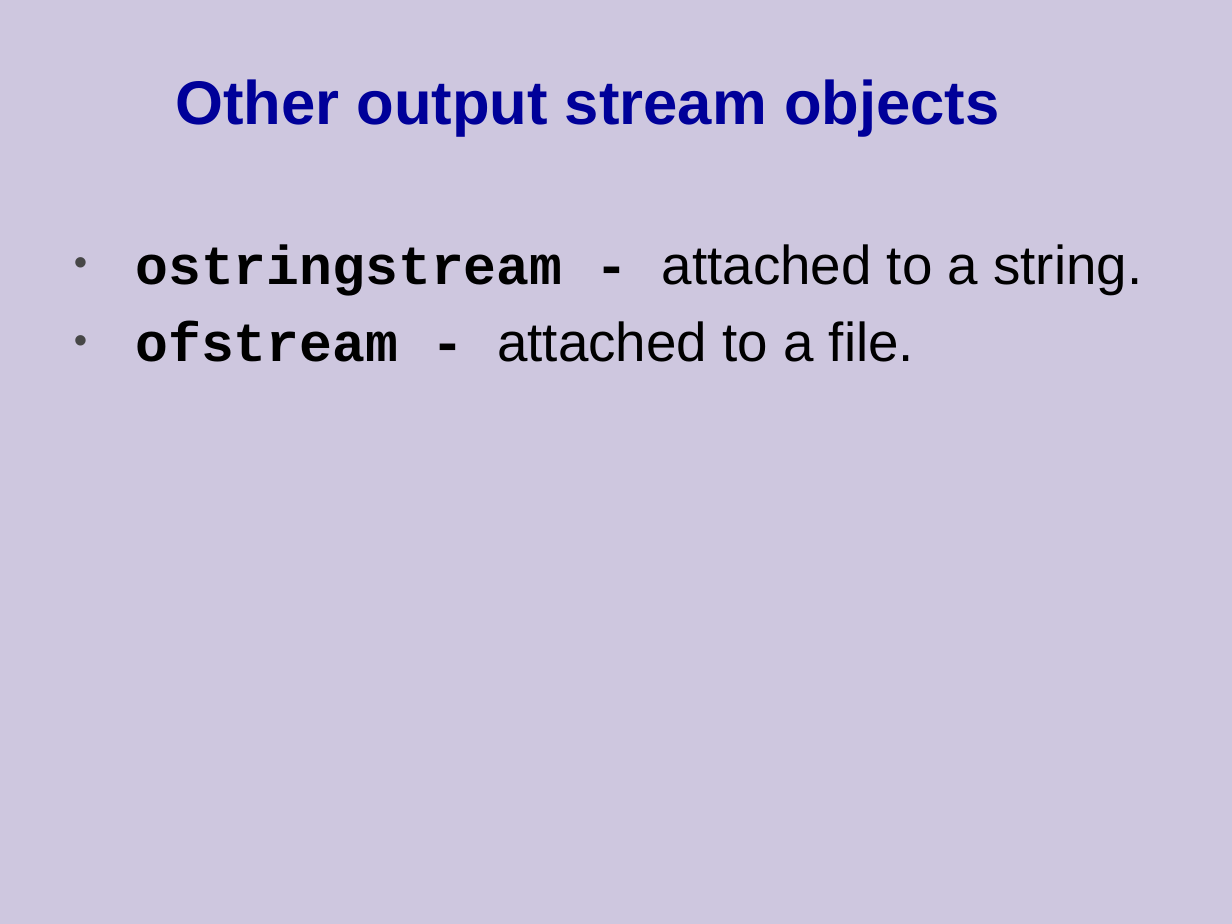
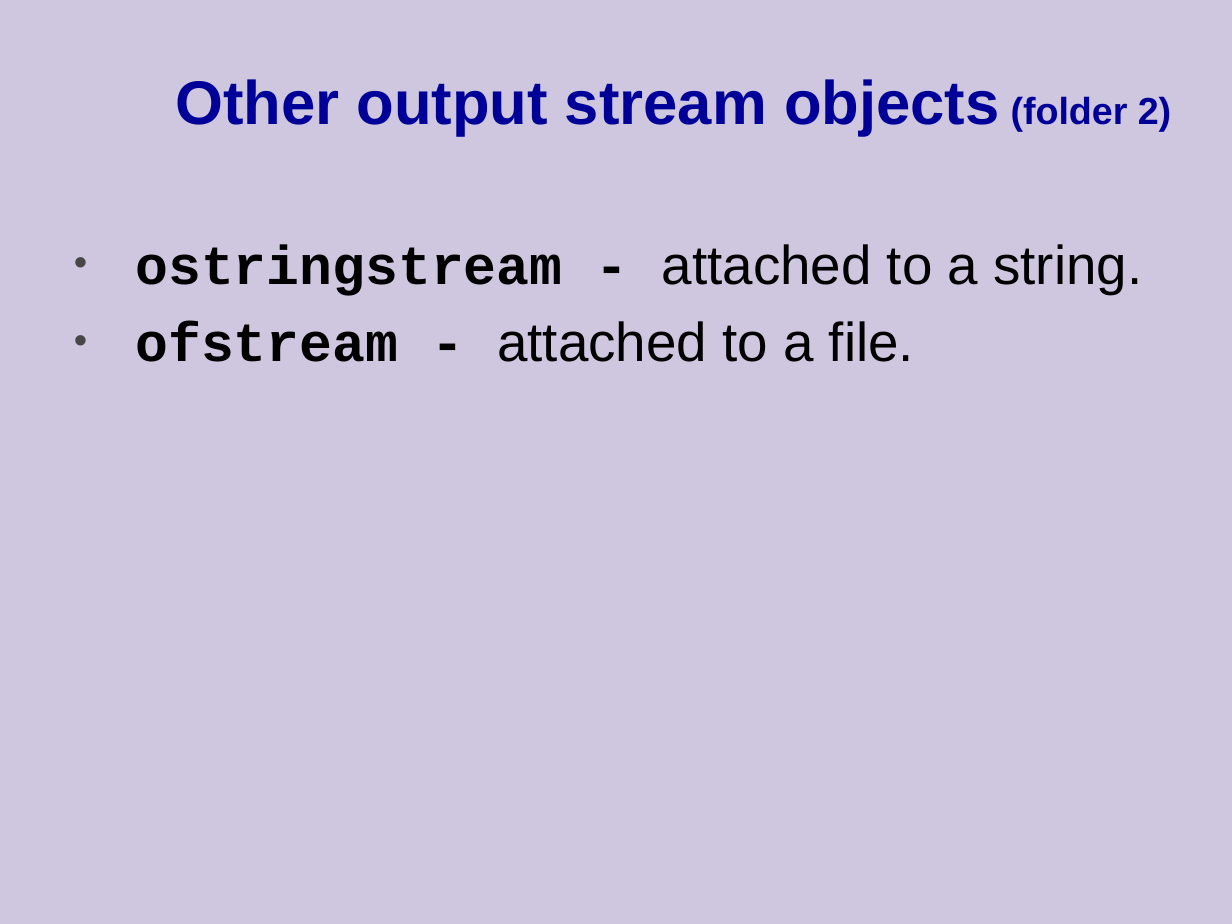
Before and after one commit to cpp-at-ariel/cpp-5779, a slide deck: slide 5 of 07-rtti/slides-iostreams.odp (slide 6 before the commit). Drawn at 1232x924 pixels with LibreOffice and Linux fonts; fonts in the diff are those of the drawing. Boxes give left, top, right and bottom in pixels: in the first picture for what was removed or moved away, otherwise in the second. Text is boxed around its words. In the diff, an @@ line names an element or a change of style, - is before the commit and + after.

```diff
--- a/07-rtti/slides-iostreams.odp
+++ b/07-rtti/slides-iostreams.odp
@@ text in free at bbox=[175, 79, 1171, 136]: text changed @@
-Other output stream objects
+Other output stream objects (folder 2)
```
Also in this commit, not shown: 3 other slides changed, 2 slides added, 3 slides removed, 6 other files.
